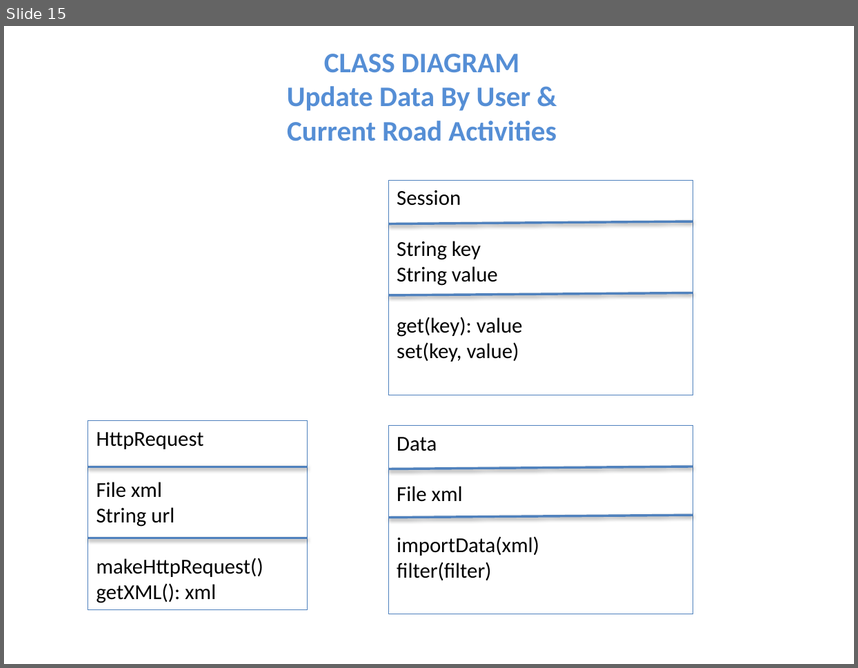
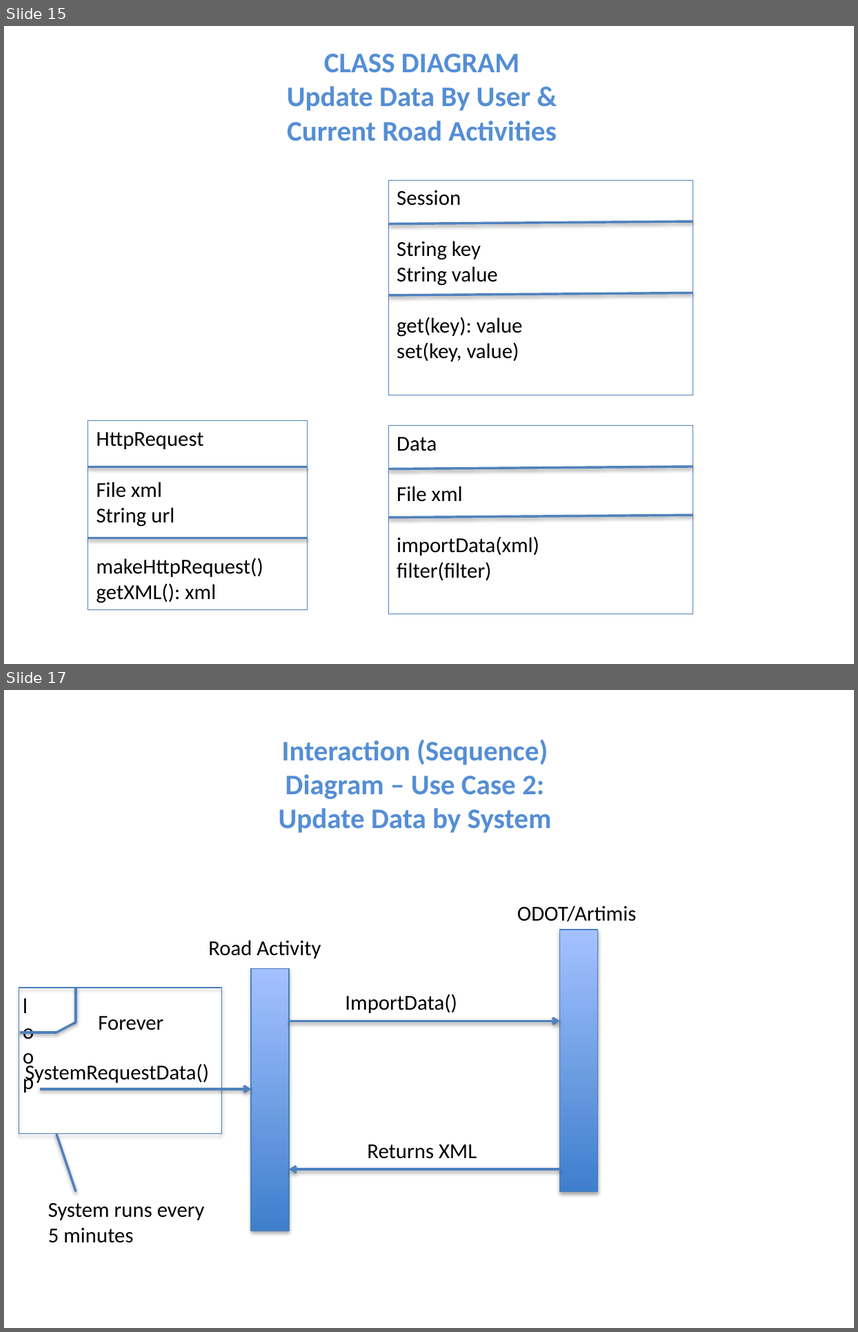
Before and after one commit to niemilkm/csc440-KevinNiemiller, a slide deck: deliverables/iteration2/other/DomainModel_SSD_ClassDiagrams.pptx. Shown one above the other, each under a label of ours: slide 15 before the commit, slides 15 and 17 after it; the slides between them are not shown. The pictures are 858x668 and 858x1332 pixels, drawn with LibreOffice and Linux fonts; fonts in the diff are those of the drawing. Boxes give left, top, right and bottom in pixels: in the first picture for what was removed or moved away, otherwise in the second. Text is boxed around its words. In the diff, an @@ line names an element or a change of style, - is before the commit and + after.

```diff
--- a/deliverables/iteration2/other/DomainModel_SSD_ClassDiagrams.pptx
+++ b/deliverables/iteration2/other/DomainModel_SSD_ClassDiagrams.pptx
@@ slide 17 added at box(4, 690, 854, 1328), background #FFFFFF @@
@@ text added at box(279, 740, 552, 833), 24 pt, text #558ED5, bold @@
+Interaction (Sequence) Diagram – Use Case 2: Update Data by System
@@ text added at box(517, 905, 636, 922), 18 pt, text #000000 @@
+ODOT/Artimis
@@ rectangle added at box(560, 929, 598, 1192), fill gradient #3F80CE to #A4C4FF, outline #4B7EBC 0.75 pt @@
@@ text added at box(208, 940, 321, 958), 18 pt, text #000000 @@
+Road Activity
@@ rectangle added at box(252, 969, 290, 1231), fill gradient #3F80CE to #A4C4FF, outline #4B7EBC 0.75 pt @@
@@ rectangle added at box(19, 987, 223, 1134), outline #4B7EBC 0.75 pt @@
@@ text added at box(19, 987, 31, 1021), 18 pt, text #000000 @@
+loop
@@ line added from (76, 1023) to (76, 987), #4F81BD 2 pt @@
@@ text added at box(345, 994, 457, 1013), 18 pt, text #000000 @@
+ImportData()
@@ text added at box(98, 1016, 163, 1030), 18 pt, text #000000 @@
+Forever
@@ arrow added from (289, 1021) to (560, 1021), #4F81BD 2 pt @@
@@ line added from (20, 1032) to (56, 1032), #4F81BD 2 pt @@
@@ line added from (56, 1032) to (76, 1023), #4F81BD 2 pt @@
@@ text added at box(25, 1062, 209, 1085), 18 pt, text #000000 @@
+SystemRequestData()
@@ arrow added from (40, 1089) to (252, 1089), #4F81BD 2 pt @@
@@ line added from (76, 1192) to (56, 1134), #4F81BD 2 pt @@
@@ text added at box(367, 1144, 477, 1159), 18 pt, text #000000 @@
+Returns XML
@@ arrow added from (560, 1169) to (289, 1169), #4F81BD 2 pt @@
@@ text added at box(48, 1203, 205, 1243), 18 pt, text #000000 @@
+System runs every 5 minutes
```
Also in this commit, not shown: 9 other slides added, 5 other files.
